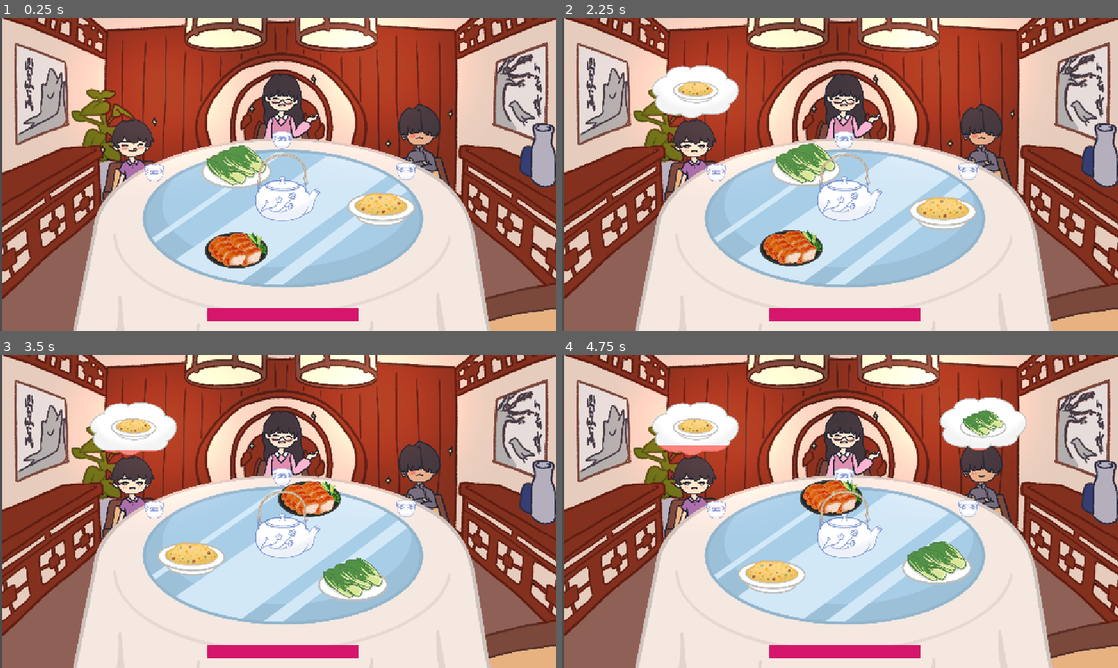
Above: before the commit, frames 1-4 (two rows, left to right).
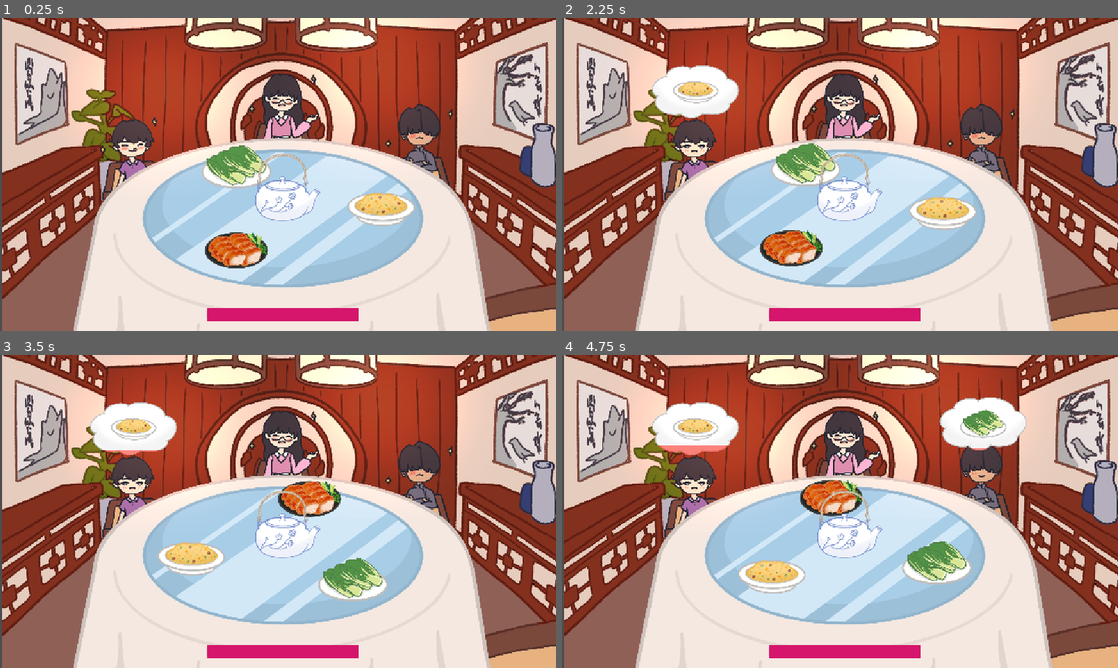
Above: after the commit, the same moments.

Repository: game-dev-besties/lupe_game
Game: Godot game, scene res://scenes/game.tscn
Two runs of this game, one before a commit and one after it. Both use one fixed random seed, a clock stepped at 60 frames per second and the inputs below. This scene is started directly instead of the project's main scene.
Inputs (mouse positions are in pixels of both pictures, inside the frame that each line leads up to):
- Up to frame 1 (0.25 s): no input
- Up to frame 2 (2.25 s): tap Enter (ui_accept) at 0.5, 2 s; drag from (845, 196) to (795, 249) at 0.52 s; drag from (940, 208) to (795, 249) at 1.27 s; hold Right (ui_right) from 2.03 s (still down); click (795, 249) at 2.17 s
- Up to frame 3 (3.5 s): release Right (ui_right) at 2.75 s; drag from (328, 502) to (189, 545) at 2.77 s
- Up to frame 4 (4.75 s): move the mouse to (1006, 558) at 3.52 s; hold Left (ui_left) 3.53-4.25 s; tap Enter (ui_accept) at 3.77 s; drag from (673, 464) to (890, 502) at 4.27 s

The runs differ from the first frame. In frame 1, 0.4% of the frame differs, in the area x 26-75%, y 36-53%; in frame 2, 0.4%; in frame 3, 0.4%; in frame 4, 0.4%.

Commit message:
tea only shows on tea levels

Diff:
--- a/scenes/NPC.tscn
+++ b/scenes/NPC.tscn
@@ -566,4 +566,3 @@
 
 [node name="hum" type="AudioStreamPlayer2D" parent="."]
 volume_db = 5.942
-pitch_scale = 1.23
--- a/scripts/1LevelManager.gd
+++ b/scripts/1LevelManager.gd
@@ -13,11 +13,11 @@
 			{"texture": preload("res://assets/food/bokchoy.png"), "scale": 0.3, "item_name": "bokchoy", "quantity": 2}
 		],
 		"npcs": [
-			{"name": "brother1", "desire": "rice", "timer": 1, "sound": preload("res://assets/sfx/girlhum.mp3")},
+			{"name": "brother1", "desire": "rice", "timer": 1, "sound": preload("res://assets/sfx/malegrunt.mp3")},
 			{"name": "mother1", "desire": "rice", "timer": 1.5, "sound": preload("res://assets/sfx/girlhum.mp3")},
-			{"name": "father1", "desire": "rice", "timer": 1, "sound": preload("res://assets/sfx/girlhum.mp3")},
+			{"name": "father1", "desire": "rice", "timer": 1, "sound": preload("res://assets/sfx/malegrunt.mp3")},
 		],
-		"modifiers" : ["tea"],
+		"modifiers" : [],
 		"cutscene_path": "res://scenes/cutscene.tscn",
 		"hunger_timer": 2.0,
 	},
@@ -32,15 +32,15 @@
 			{"texture": preload("res://assets/food/noodle.png"), "scale": 0.3, "item_name": "noodle", "quantity": 3},
 		],
 		"npcs": [
-			{"name": "brother1", "desire": "rice", "timer": 5, "sound": preload("res://assets/sfx/girlhum.mp3")},
-			{"name": "mother1", "desire": "rice", "timer": 1.5, "sound": preload("res://assets/sfx/malegrunt.mp3")},
+			{"name": "brother1", "desire": "rice", "timer": 5, "sound": preload("res://assets/sfx/malegrunt.mp3")},
+			{"name": "mother1", "desire": "rice", "timer": 1.5, "sound": preload("res://assets/sfx/girlhum.mp3")},
 			{"name": "father1", "desire": "rice", "timer": 5, "sound": preload("res://assets/sfx/malegrunt.mp3")},
-			{"name": "aunt1", "desire": "rice", "timer": 1.5, "sound": preload("res://assets/sfx/malegrunt.mp3")},
+			{"name": "aunt1", "desire": "rice", "timer": 1.5, "sound": preload("res://assets/sfx/girlhum.mp3")},
 			{"name": "uncle1", "desire": "rice", "timer": 1.5, "sound": preload("res://assets/sfx/malegrunt.mp3")},
 		],
 		"hunger_timer": 5.0,
 		"cutscene_path": "res://scenes/cutscene.tscn",
-		"modifiers" : [],
+		"modifiers" : ["tea"],
 	},
 	# --- LEVEL 3 ---
 	{
@@ -53,16 +53,16 @@
 			{"texture": preload("res://assets/food/noodle.png"), "scale": 0.3, "item_name": "noodle", "quantity": 3},
 		],
 		"npcs": [
-			{"name": "brother2", "desire": "rice", "timer": 5, "sound": preload("res://assets/sfx/girlhum.mp3")},
-			{"name": "aunt2", "desire": "rice", "timer": 1.5, "sound": preload("res://assets/sfx/malegrunt.mp3")},
+			{"name": "brother2", "desire": "rice", "timer": 5, "sound": preload("res://assets/sfx/malegrunt.mp3")},
+			{"name": "aunt2", "desire": "rice", "timer": 1.5, "sound": preload("res://assets/sfx/girlhum.mp3")},
 			{"name": "father2", "desire": "rice", "timer": 5, "sound": preload("res://assets/sfx/malegrunt.mp3")},
-			{"name": "mother2", "desire": "rice", "timer": 1.5, "sound": preload("res://assets/sfx/malegrunt.mp3")},
+			{"name": "mother2", "desire": "rice", "timer": 1.5, "sound": preload("res://assets/sfx/girlhum.mp3")},
 			{"name": "uncle2", "desire": "rice", "timer": 1.5, "sound": preload("res://assets/sfx/malegrunt.mp3")},
-			{"name": "bwife1", "desire": "rice", "timer": 1.5, "sound": preload("res://assets/sfx/malegrunt.mp3")},
+			{"name": "bwife1", "desire": "rice", "timer": 1.5, "sound": preload("res://assets/sfx/girlhum.mp3")},
 		],
 		"hunger_timer": 5.0,
 		"cutscene_path": "res://scenes/cutscene.tscn",
-		"modifiers" : ["clockwise"],
+		"modifiers" : ["clockwise", "tea"],
 	},
 	# --- LEVEL 4 ---
 	{
@@ -75,16 +75,16 @@
 			{"texture": preload("res://assets/food/noodle.png"), "scale": 0.3, "item_name": "noodle", "quantity": 3},
 		],
 		"npcs": [
-			{"name": "brother3", "desire": "rice", "timer": 5, "sound": preload("res://assets/sfx/girlhum.mp3")},
-			{"name": "bwife2", "desire": "rice", "timer": 1.5, "sound": preload("res://assets/sfx/malegrunt.mp3")},
-			{"name": "mother3", "desire": "rice", "timer": 5, "sound": preload("res://assets/sfx/malegrunt.mp3")},
+			{"name": "brother3", "desire": "rice", "timer": 5, "sound": preload("res://assets/sfx/malegrunt.mp3")},
+			{"name": "aunt2", "desire": "rice", "timer": 1.5, "sound": preload("res://assets/sfx/girlhum.mp3")},
+			{"name": "bwife2", "desire": "rice", "timer": 1.5, "sound": preload("res://assets/sfx/girlhum.mp3")},
+			{"name": "mother3", "desire": "rice", "timer": 5, "sound": preload("res://assets/sfx/girlhum.mp3")},
 			{"name": "father3", "desire": "rice", "timer": 1.5, "sound": preload("res://assets/sfx/malegrunt.mp3")},
-			{"name": "aunt2", "desire": "rice", "timer": 1.5, "sound": preload("res://assets/sfx/malegrunt.mp3")},
 			{"name": "husband", "desire": "rice", "timer": 1.5, "sound": preload("res://assets/sfx/malegrunt.mp3")},
 		],
 		"hunger_timer": 5.0,
 		"cutscene_path": "res://scenes/cutscene.tscn",
-		"modifiers" : [],
+		"modifiers" : ["tea", "clockwise"],
 	},
 	# --- todo: add more levels here ---
 ]
--- a/scripts/spinningthing.gd
+++ b/scripts/spinningthing.gd
@@ -90,7 +90,7 @@
 	var current_level_data: Dictionary = LevelManager.get_current_level_data()
 	for i in range(min(total_npcs, npc_spawn_points.size(), teacup_spawn_points.size())):
 		var npc_instance = npc_scene.instantiate()
-		var teacup_instance = teacup_scene.instantiate()
+
 		var npc_marker = npc_spawn_points[i]
 		var npc_data = npc_desires[i].duplicate()
 		if current_level_data.has("hunger_timer"):
@@ -100,15 +100,19 @@
 		npc_instance.position = npc_marker.position
 
 		#teacups
-		var teacup_marker = teacup_spawn_points[i]
-		teacup_instance.position = teacup_marker.position
 		(npc_instance as NPC).game_object = game_scene
-		#link them
-		npc_instance.my_teacup = teacup_instance
-		teacup_instance.owner_npc = npc_instance
+		if modifiers.has("tea"):
+			var teacup_instance = teacup_scene.instantiate()
+			var teacup_marker = teacup_spawn_points[i]
+			teacup_instance.position = teacup_marker.position
+
+			#link them
+			npc_instance.my_teacup = teacup_instance
+			teacup_instance.owner_npc = npc_instance
+			add_child(teacup_instance)
 
 		add_child(npc_instance)
-		add_child(teacup_instance)
+
 
 # --- Event Functions ---
 func _on_susan_stopped():
